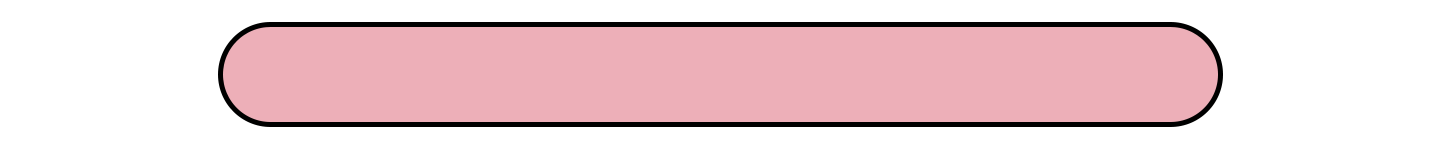
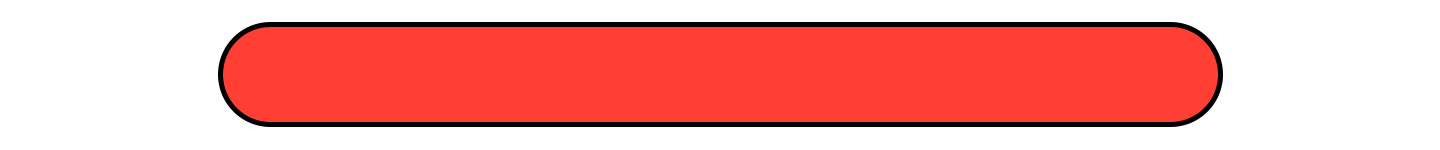
Two versions of the same layered image (1440x150). Layer-by-layer changes:
painted on "Rectangle 1" over [223, 27, 1218, 122]
